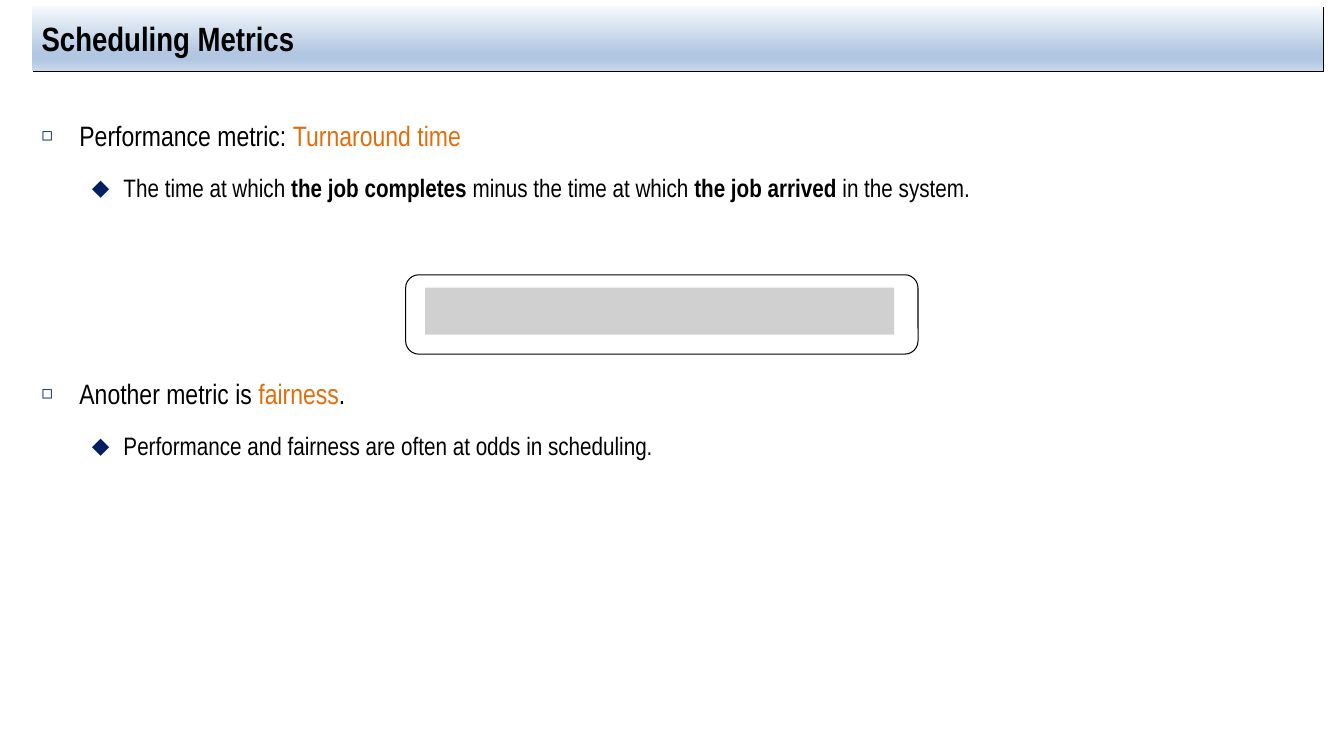
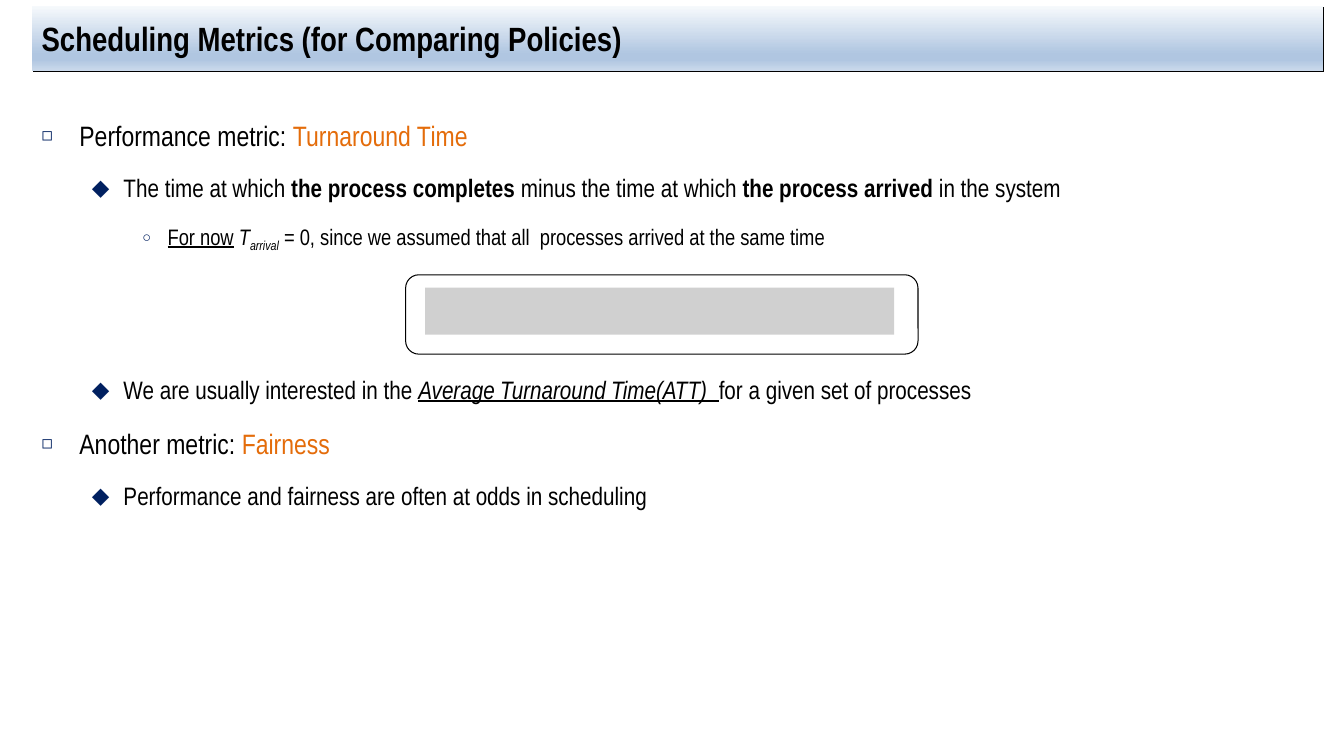
Before and after one commit to jachermocilla/extra-course-materials, a slide deck: slide 8 of cmsc125/ostep/slides/01.Virtualization/07.Scheduling_Introduction.pptx (slide 6 before the commit). Drawn at 1344x756 pixels with LibreOffice and Linux fonts; fonts in the diff are those of the drawing; grey boxes stand for pictures. Boxes give left, top, right and bottom in pixels: in the first picture for what was removed or moved away, otherwise in the second. Text is boxed around its words. In the diff, an @@ line names an element or a change of style, - is before the commit and + after.

```diff
--- a/cmsc125/ostep/slides/01.Virtualization/07.Scheduling_Introduction.pptx
+++ b/cmsc125/ostep/slides/01.Virtualization/07.Scheduling_Introduction.pptx
@@ title at (x1=42, y1=24, x2=621, y2=58): text changed @@
-Scheduling Metrics
+Scheduling Metrics (for Comparing Policies)
@@ text at (x1=79, y1=125, x2=1060, y2=511): text changed @@
-◻ Performance metric: Turnaround time
-  ⬥ The time at which the job completes minus the time at which the job arrived in the system.
-◻ Another metric is fairness.
-  ⬥ Performance and fairness are often at odds in scheduling.
+◻ Performance metric: Turnaround Time
+  ⬥ The time at which the process completes minus the time at which the process arrived in the system
+    ○ For now Tarrival = 0, since we assumed that all processes arrived at the same time
+  ⬥ We are usually interested in the Average Turnaround Time(ATT) for a given set of processes
+◻ Another metric: Fairness
+  ⬥ Performance and fairness are often at odds in scheduling
```
Also in this commit, not shown: 12 other slides changed, 3 slides added, 1 other file.
